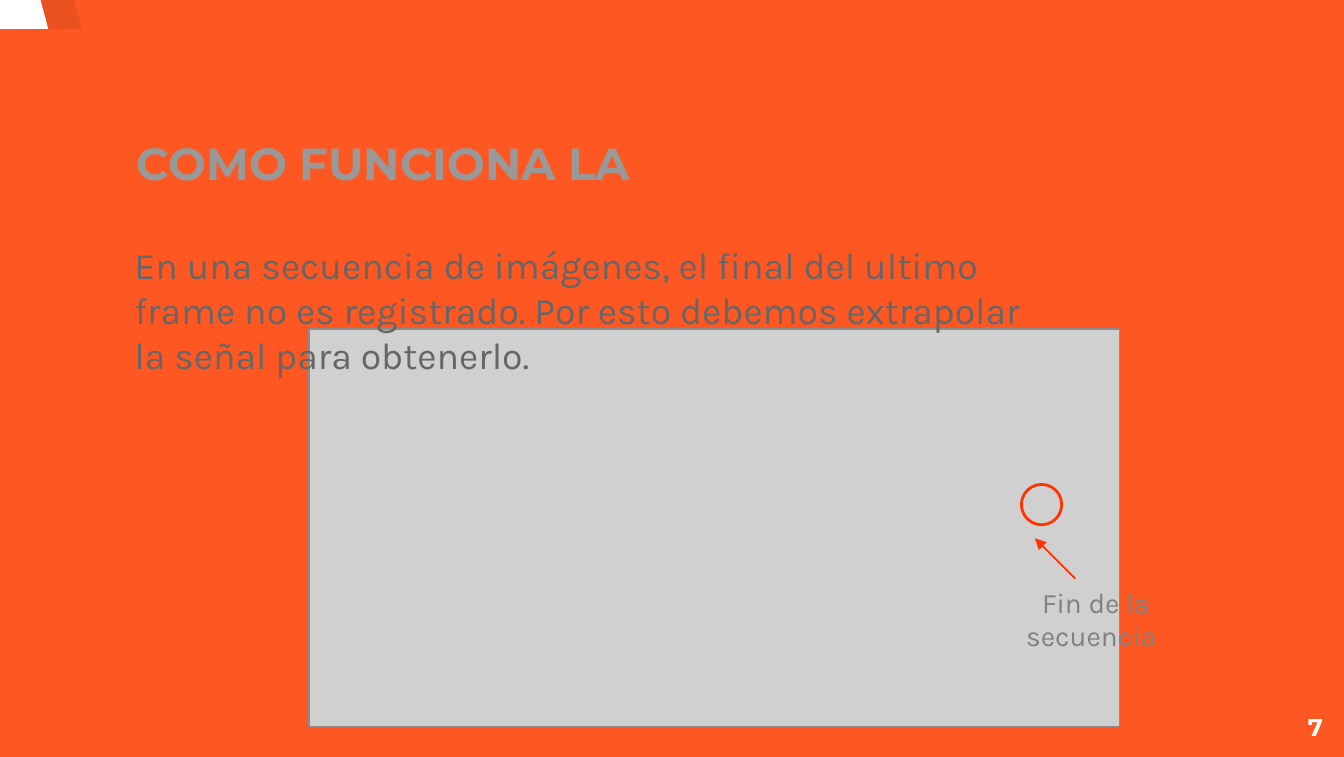
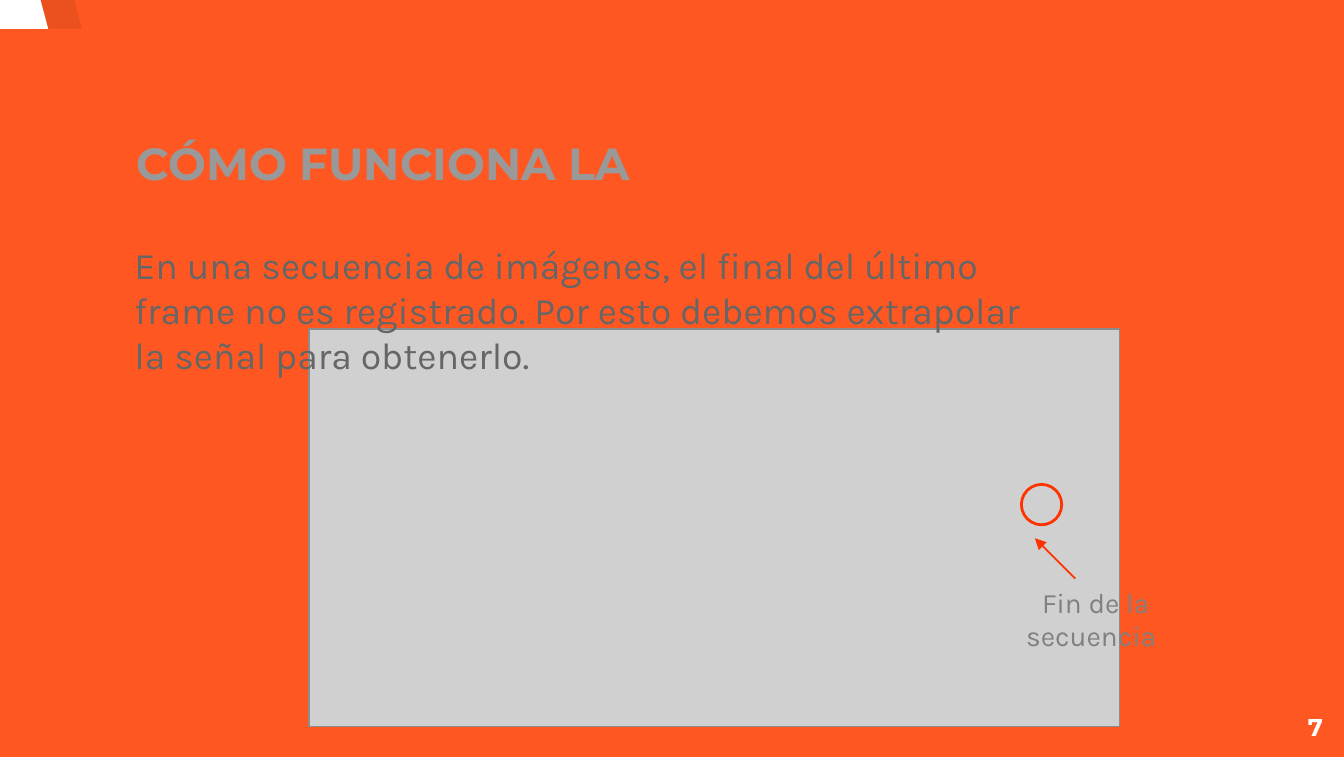
Before and after one commit to creyesp/MEA-analysis, a slide deck: slide 7 of doc/presentacion.odp. Drawn at 1344x757 pixels with LibreOffice and Linux fonts; fonts in the diff are those of the drawing; grey boxes stand for pictures. Boxes give left, top, right and bottom in pixels: in the first picture for what was removed or moved away, otherwise in the second. Text is boxed around its words. In the diff, an @@ line names an element or a change of style, - is before the commit and + after.

Commit message:
Presentation about sync and processing data

```diff
--- a/doc/presentacion.odp
+++ b/doc/presentacion.odp
@@ title at (137,139,631,181): text changed @@
-COMO FUNCIONA LA SYNC
+CÓMO FUNCIONA LA SYNC
@@ text at (134,250,1020,379): text changed @@
-En una secuencia de imágenes, el final del ultimo frame no es registrado. Por esto debemos extrapolar la señal para obtenerlo.
+En una secuencia de imágenes, el final del último frame no es registrado. Por esto debemos extrapolar la señal para obtenerlo.
```
Also in this commit, not shown: 14 other slides changed, 2 slides added, 1 slide removed.
